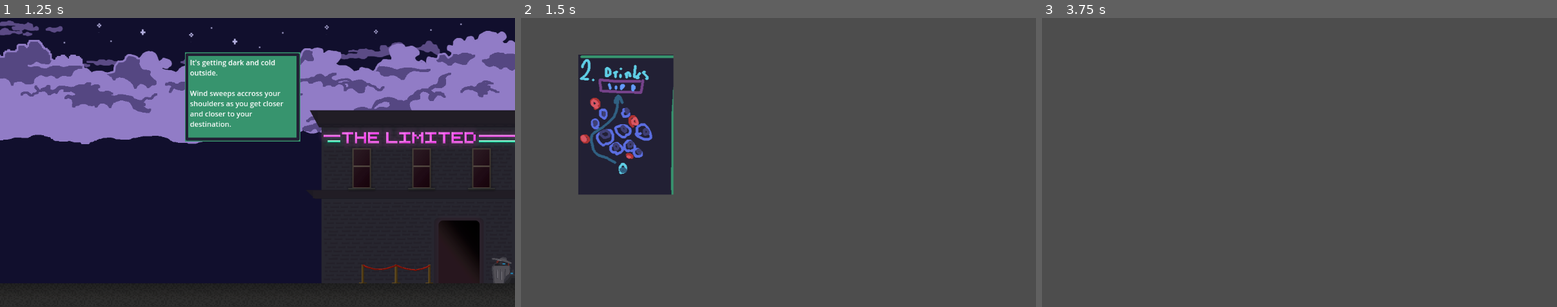
Above: before the commit, frames 1-3 (left to right).
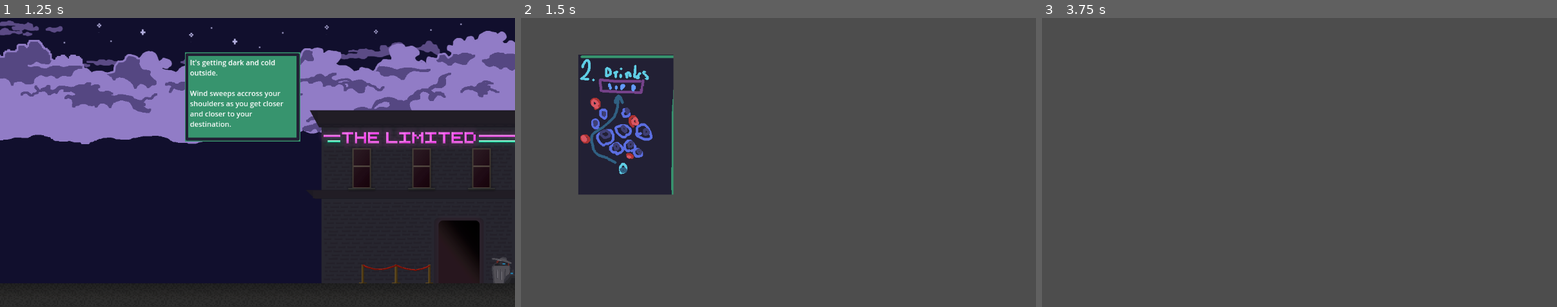
Above: after the commit, the same moments.

Repository: LudumSJB/The-Limited
Game: Godot game, scene res://scenes/root.tscn
Same seed, same stepped clock (60 frames per second), same inputs: the game is played once before the commit and once after it.
Inputs:
- Up to frame 1 (1.25 s): tap Enter at 0.5 s; tap Space (action_button) at 0.6 s
- Up to frame 2 (1.5 s): tap Space (action_button) at 1.25 s; tap N (next_level) at 1.35 s
- Up to frame 3 (3.75 s): tap Enter at 2, 3.5 s; tap T (next_text) at 2.1 s; tap Space (action_button) at 2.75, 2.85 s; tap N (next_level) at 3.6 s

Frame 1 is identical in both runs. In frame 2, 0.4% of the frame differs, in the area x 11-30%, y 12-62%; in frame 3, nothing differs.
Error in both runs: Invalid access of index '2' on a base object of type: 'Array'. (res://Scripts/root.gd:38)

Commit message:
Updated AreaHitter.gd

Diff:
--- a/Scripts/AreaHitter.gd
+++ b/Scripts/AreaHitter.gd
@@ -32,8 +32,8 @@
 
 func player_on_time():
 	print("On Time!")
-	pass # Replace with function body
+	pass # Replace with function body.
 
 func player_not_on_time():
 	print("You Fucked Up!")
-	pass # Replace with function body
+	pass # Replace with function body.
--- a/project.godot
+++ b/project.godot
@@ -44,5 +44,6 @@
 
 [rendering]
 
+textures/canvas_textures/default_texture_filter=0
 renderer/rendering_method="gl_compatibility"
 renderer/rendering_method.mobile="gl_compatibility"
